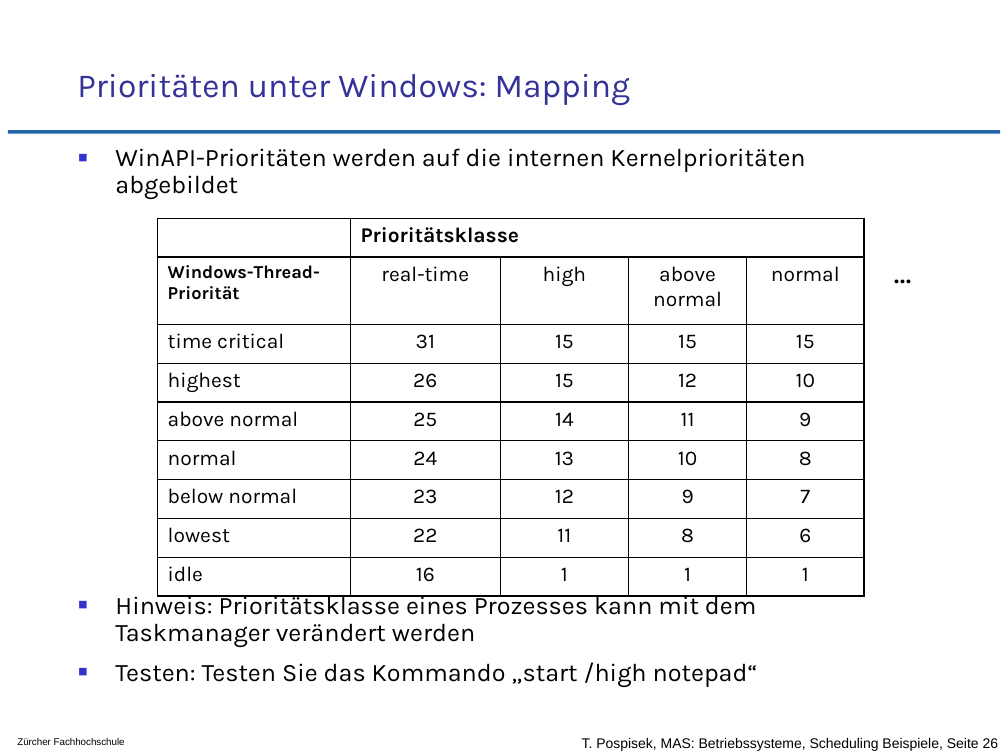
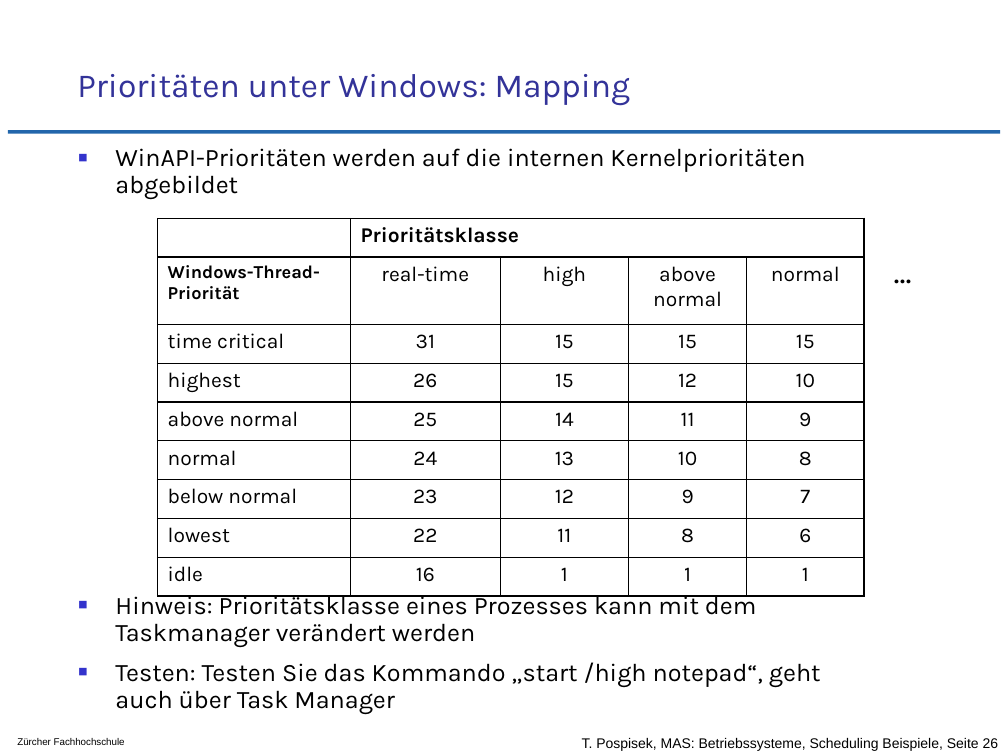
Before and after one commit to tpo/betriebssysteme, a slide deck: slide 26 of 06_CPU_Scheduling_Fallbeispiele.odp. Drawn at 1008x756 pixels with LibreOffice and Linux fonts; fonts in the diff are those of the drawing; background and template pictures are left out. Boxes give left, top, right and bottom in pixels: in the first picture for what was removed or moved away, otherwise in the second. Text is boxed around its words. In the diff, an @@ line names an element or a change of style, - is before the commit and + after.

```diff
--- a/06_CPU_Scheduling_Fallbeispiele.odp
+++ b/06_CPU_Scheduling_Fallbeispiele.odp
@@ text at (115, 662, 821, 714): text changed @@
-▪ Testen: Testen Sie das Kommando „start /high notepad“
+▪ Testen: Testen Sie das Kommando „start /high notepad“, geht auch über Task Manager
```
Also in this commit, not shown: 1 other file.
